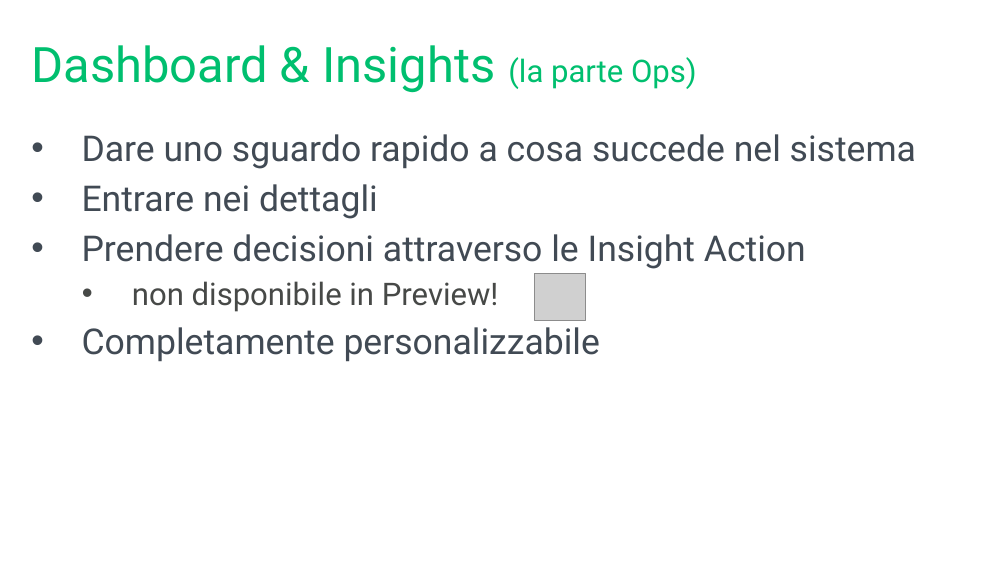
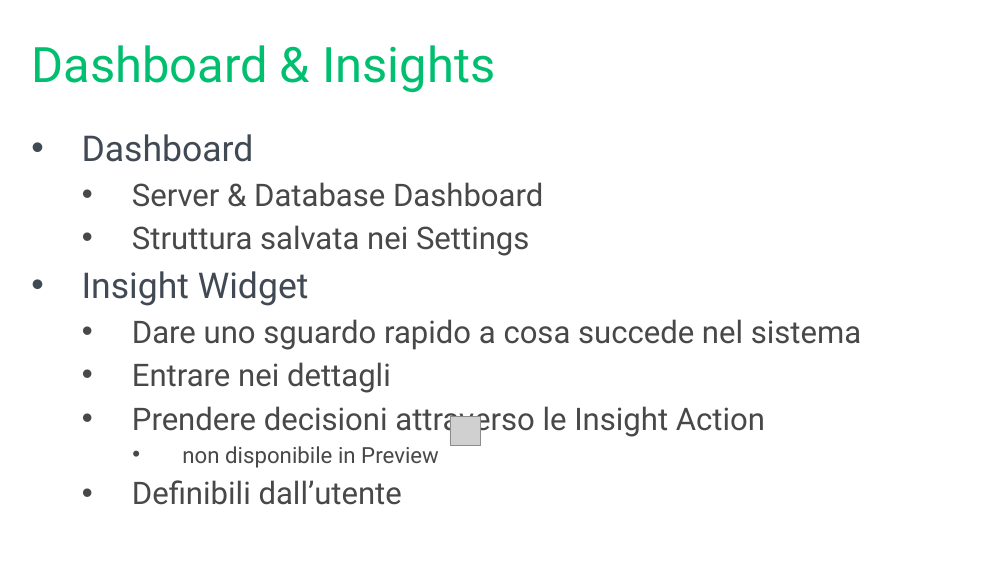
Before and after one commit to mrg3d/demo-opsstudio-repo, a slide deck: slide 18 of Introducing SQL Operations Studio.pptx. Drawn at 1008x567 pixels with LibreOffice and Linux fonts; fonts in the diff are those of the drawing; grey boxes stand for pictures; background and template pictures are left out. Boxes give left, top, right and bottom in pixels: in the first picture for what was removed or moved away, otherwise in the second. Text is boxed around its words. In the diff, an @@ line names an element or a change of style, - is before the commit and + after.

```diff
--- a/Introducing SQL Operations Studio.pptx
+++ b/Introducing SQL Operations Studio.pptx
@@ title at box(32, 45, 496, 93): text changed @@
-Dashboard & Insights (la parte Ops)
+Dashboard & Insights
@@ text at box(82, 134, 543, 306): paragraphs added @@
+• Dashboard
+  • Server & Database Dashboard
+  • Struttura salvata nei Settings
+• Insight Widget
@@ text at box(132, 319, 861, 438): size 32 to 28 pt, text colour #414A54 to #474947 in "Dare uno sguardo rapido a cosa succede ...", "Entrare nei dettagli", "Prendere decisioni attraverso le Insight Action"; list level 1 to 2 in "Dare uno sguardo rapido a ..."; list level 1 to 2 in "Entrare nei dettagli"; list level 1 to 2 in "Prendere decisioni attraverso le Insight ..." @@
@@ picture: place and size @@
-picture at box(534, 274, 586, 321)
+picture at box(450, 417, 481, 445)
@@ text at box(132, 446, 439, 505): text changed; size 32 to 20 pt; text colour #414A54 to #474947 @@
-  • non disponibile in Preview!
-• Completamente personalizzabile
+    • non disponibile in Preview
+  • Definibili dall’utente
```
Also in this commit, not shown: 6 other slides changed.
